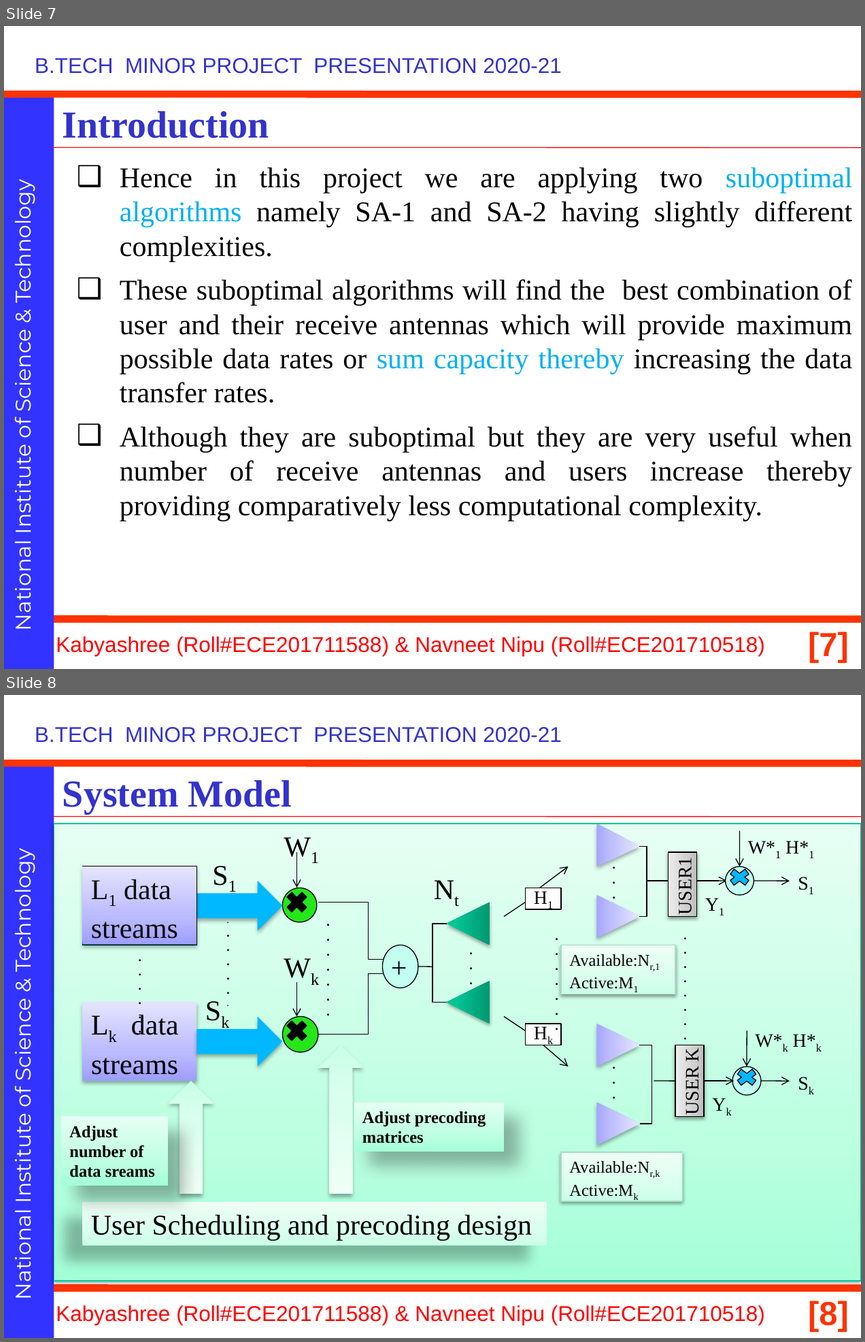
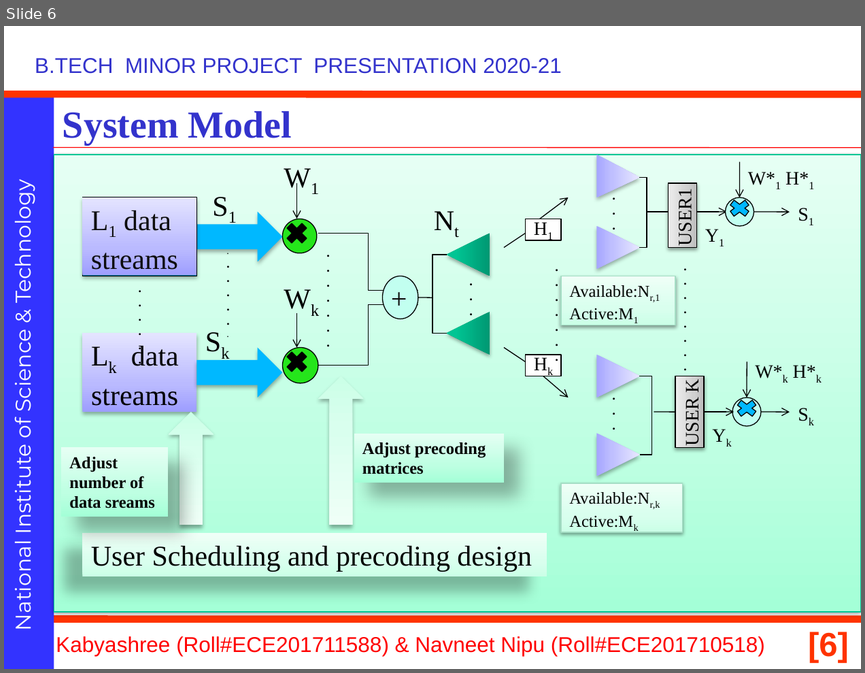
Before and after one commit to navneetnipu/btech_project, a slide deck: minor ppt (2) (2).pptx. Shown one above the other, each under a label of ours: slides 7 and 8 before the commit, slide 6 after it. The pictures are 865x1342 and 865x673 pixels, drawn with LibreOffice and Linux fonts; fonts in the diff are those of the drawing; background and template pictures are left out. Boxes give left, top, right and bottom in pixels: in the first picture for what was removed or moved away, otherwise in the second. Text is boxed around its words. In the diff, an @@ line names an element or a change of style, - is before the commit and + after.

```diff
--- a/minor ppt (2) (2).pptx
+++ b/minor ppt (2) (2).pptx
@@ slide 7 removed at (4,26,861,669), background #FFFFFF; not listed: 8 template elements that a slide beside it also shows @@
@@ title removed at (62,111,269,138) @@
-Introduction
@@ text removed at (120,167,853,521) @@
-❑ Hence in this project we are applying two suboptimal algorithms namely SA-1 and SA-2 having slightly different complexities.
-❑ These suboptimal algorithms will find the best combination of user and their receive antennas which will provide maximum possible data rates or sum capacity thereby increasing the data transfer rates.
-❑ Although they are suboptimal but they are very useful when number of receive antennas and users increase thereby providing comparatively less computational complexity.
@@ what was slide 8 is now slide 6 @@
@@ page number at (808,631,849,662): text changed @@
-[8]
+[6]
```
Also in this commit, not shown: 14 slides changed, 12 slides added, 3 other slides removed, 2 other files.
